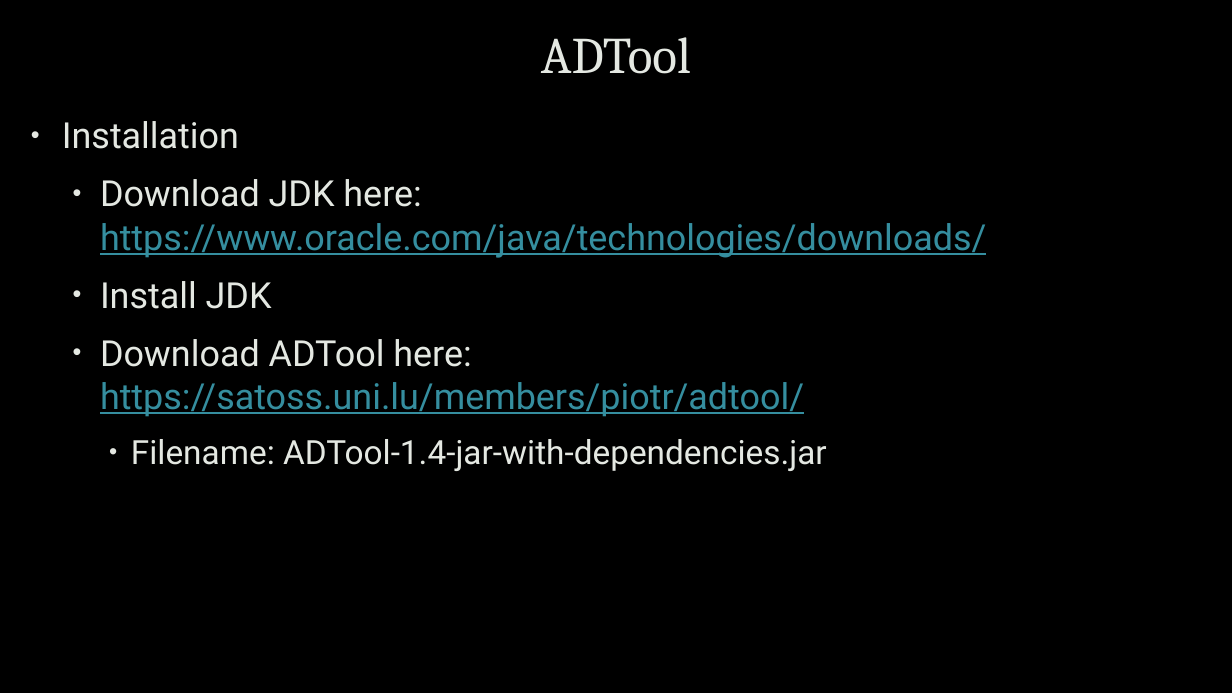
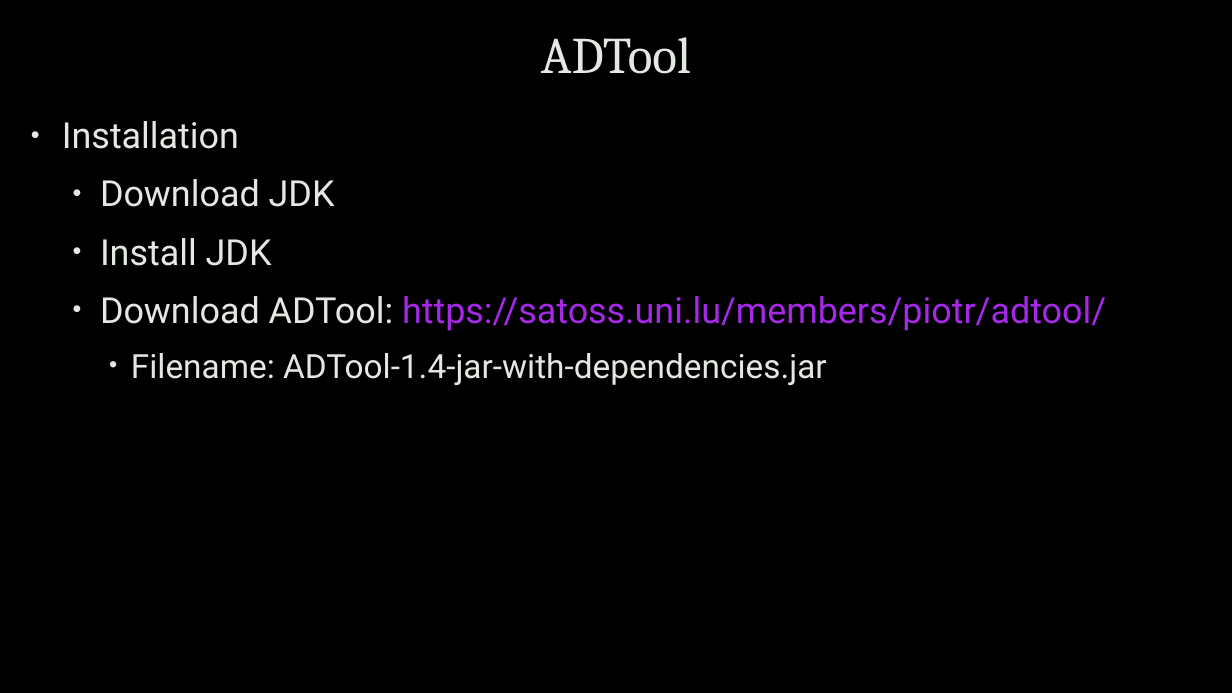
Before and after one commit to uwacyber/cits1003, a slide deck: slide 31 of cits1003-lecture_slides/CITS1003-7 Incidents-exercises.pptx (slide 30 before the commit). Drawn at 1232x693 pixels with LibreOffice and Linux fonts; fonts in the diff are those of the drawing; background and template pictures are left out. Boxes give left, top, right and bottom in pixels: in the first picture for what was removed or moved away, otherwise in the second. Text is boxed around its words. In the diff, an @@ line names an element or a change of style, - is before the commit and + after.

```diff
--- a/cits1003-lecture_slides/CITS1003-7 Incidents-exercises.pptx
+++ b/cits1003-lecture_slides/CITS1003-7 Incidents-exercises.pptx
@@ text at <box>100,179,335,207</box>: text changed; text colour #358E9F to #E4E8E2 @@
-  • Download JDK here: https://www.oracle.com/java/technologies/downloads/
+  • Download JDK
@@ text at <box>100,296,1106,331</box>: text changed; text colour #358E9F to #A629E7 @@
-  • Download ADTool here: https://satoss.uni.lu/members/piotr/adtool/
+  • Download ADTool: https://satoss.uni.lu/members/piotr/adtool/
```
Also in this commit, not shown: 16 other slides changed, 10 slides added, 12 slides removed.
